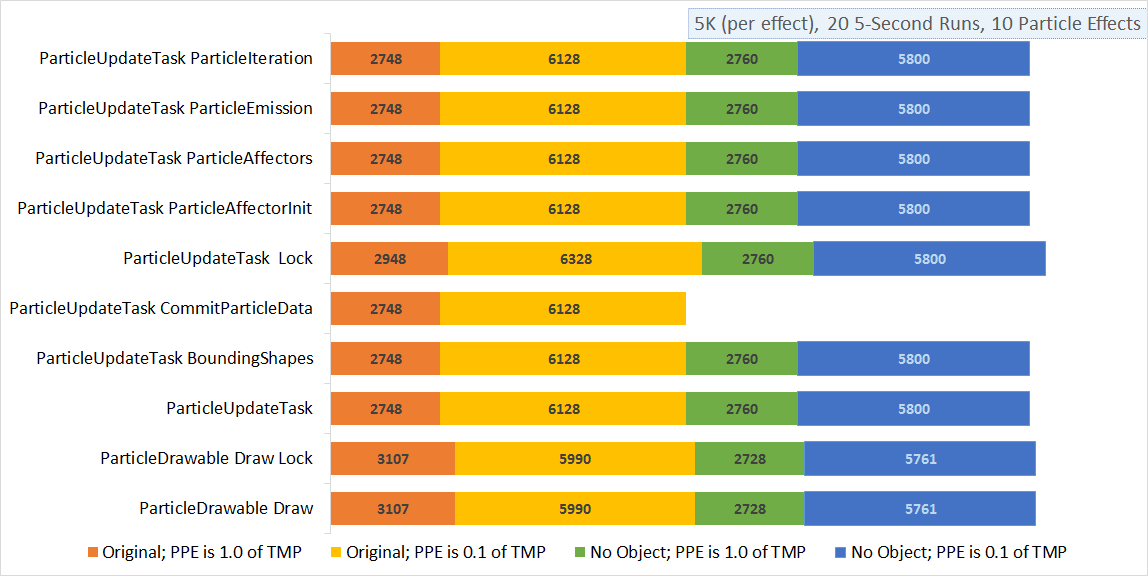
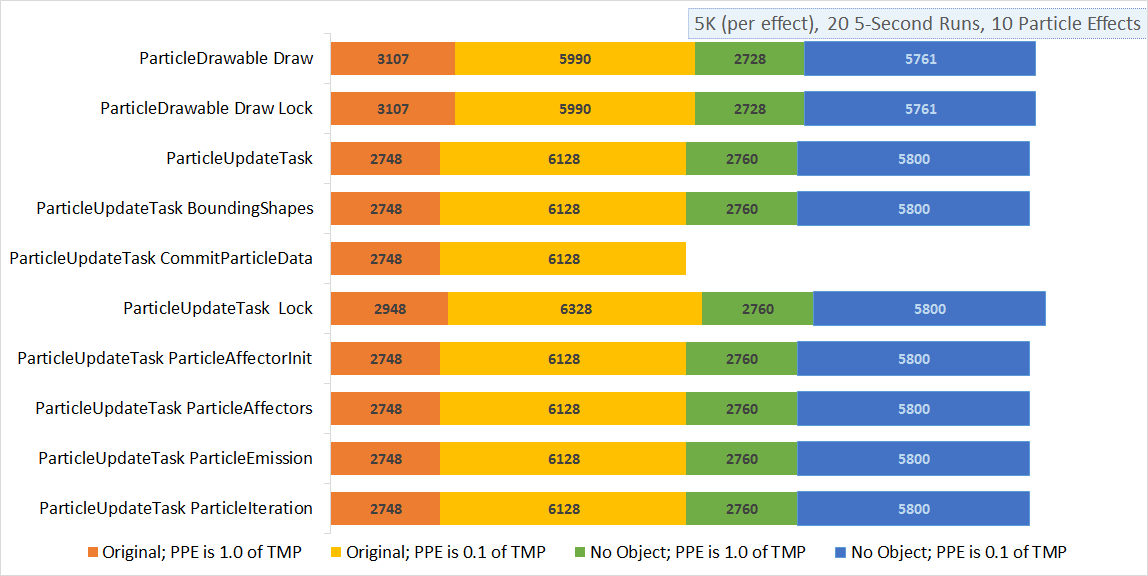
Before/after of a 1148x576 layered artwork. What changed in the layer stack:
added layer "Layer 4" above "Layer 3" over <box>10,41,1046,526</box>
